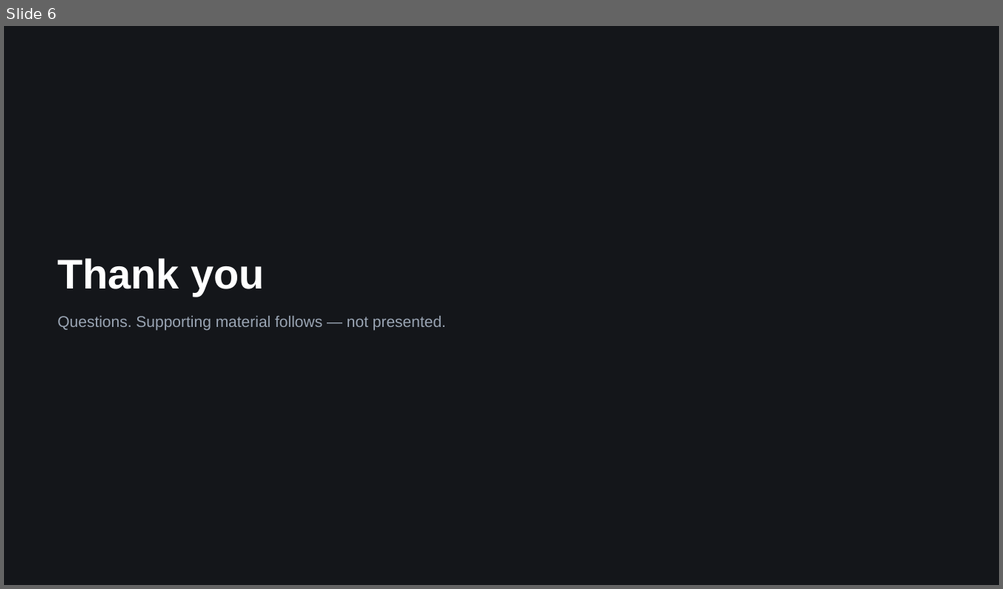
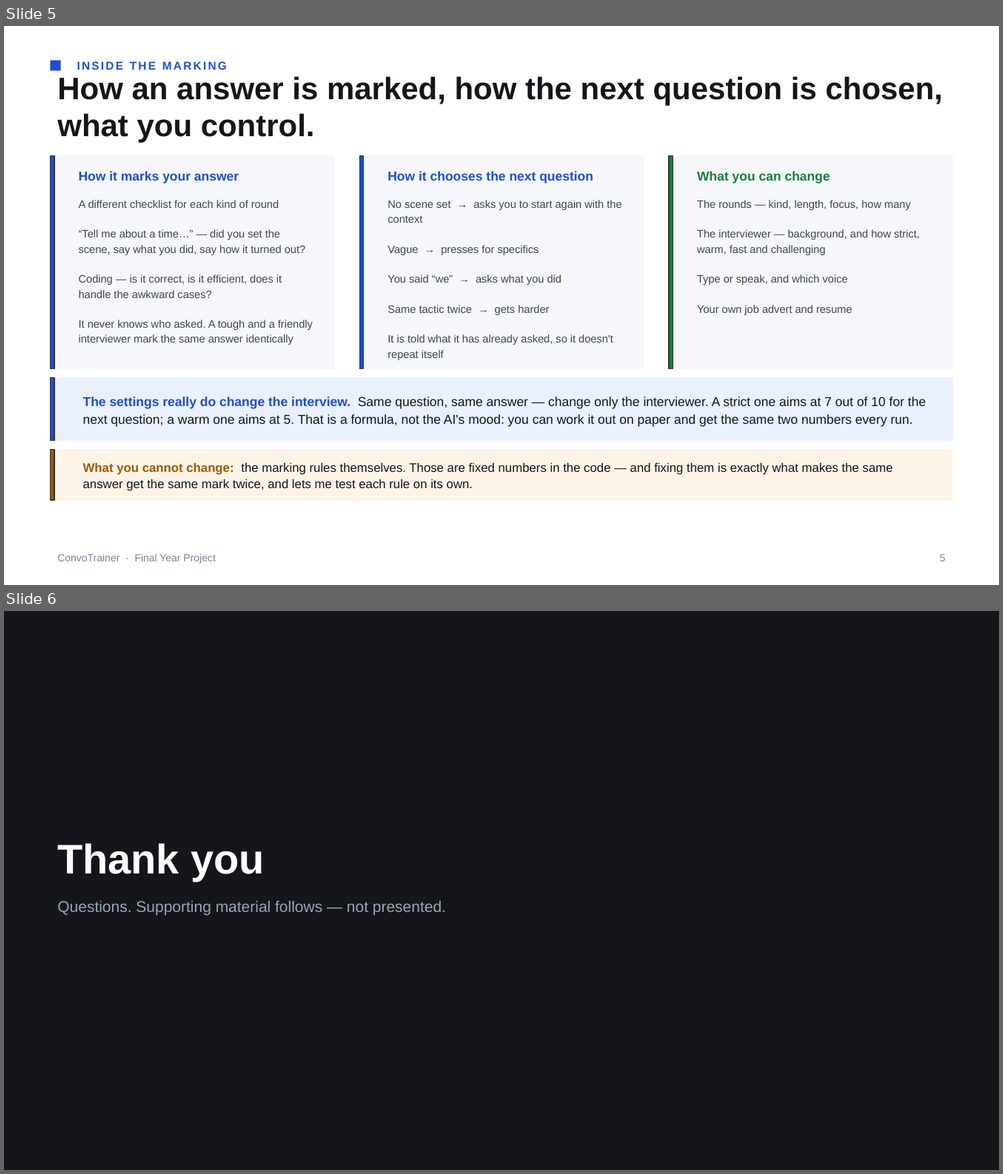
Before and after one commit to DylanTYX/social-interaction-app, a slide deck: docs/presentation/FYP-demo.pptx. Shown one above the other, each under a label of ours: slide 6 before the commit, slides 5 and 6 after it. The pictures are 1003x589 and 1003x1174 pixels, drawn with LibreOffice and Linux fonts; fonts in the diff are those of the drawing. Boxes give left, top, right and bottom in pixels: in the first picture for what was removed or moved away, otherwise in the second. Text is boxed around its words. In the diff, an @@ line names an element or a change of style, - is before the commit and + after.

```diff
--- a/docs/presentation/FYP-demo.pptx
+++ b/docs/presentation/FYP-demo.pptx
@@ slide 5 added at [4, 26, 999, 585], background #FFFFFF @@
@@ rectangle added at [51, 60, 61, 70], fill #1D4ED8 @@
@@ text added at [77, 62, 227, 70], 11 pt, text #1D4ED8, bold @@
+INSIDE THE MARKING
@@ text added at [57, 76, 943, 143], 30 pt, text #14161A, bold @@
+How an answer is marked, how the next question is chosen, what you control.
@@ rectangle added at [51, 156, 334, 369], fill #F5F7FA, outline #F5F7FA 1 pt @@
@@ rectangle added at [51, 156, 55, 369], fill #1D4ED8, outline #333333 1 pt @@
@@ rectangle added at [359, 156, 643, 369], fill #F5F7FA, outline #F5F7FA 1 pt @@
@@ rectangle added at [359, 156, 364, 369], fill #1D4ED8, outline #333333 1 pt @@
@@ rectangle added at [669, 156, 952, 369], fill #F5F7FA, outline #F5F7FA 1 pt @@
@@ rectangle added at [669, 156, 673, 369], fill #15803D, outline #333333 1 pt @@
@@ text added at [79, 171, 239, 184], 12.5 pt, text #1D4ED8, bold @@
+How it marks your answer
@@ text added at [387, 171, 593, 184], 12.5 pt, text #1D4ED8, bold @@
+How it chooses the next question
@@ text added at [697, 171, 830, 184], 12.5 pt, text #15803D, bold @@
+What you can change
@@ text added at [79, 200, 313, 345], 10.5 pt, text #3F4750 @@
+A different checklist for each kind of round
+“Tell me about a time…” — did you set the scene, say what you did, say how it turned out?
+Coding — is it correct, is it efficient, does it handle the awkward cases?
+It never knows who asked. A tough and a friendly interviewer mark the same answer identically
@@ text added at [387, 200, 621, 360], 10.5 pt, text #3F4750 @@
+No scene set → asks you to start again with the context
+Vague → presses for specifics
+You said “we” → asks what you did
+Same tactic twice → gets harder
+It is told what it has already asked, so it doesn't repeat itself
@@ text added at [697, 200, 919, 315], 10.5 pt, text #3F4750 @@
+The rounds — kind, length, focus, how many
+The interviewer — background, and how strict, warm, fast and challenging
+Type or speak, and which voice
+Your own job advert and resume
@@ rectangle added at [51, 378, 952, 441], fill #EAF0FE, outline #EAF0FE 1 pt @@
@@ rectangle added at [51, 378, 55, 441], fill #1D4ED8, outline #333333 1 pt @@
@@ text added at [83, 397, 925, 427], 12.5 pt, text #14161A @@
+The settings really do change the interview. Same question, same answer — change only the interviewer. A strict one aims at 7 out of 10 for the next question; a warm one aims at 5. That is a formula, not the AI's mood: you can work it out on paper and get the same two numbers every run.
@@ rectangle added at [51, 450, 952, 500], fill #FDF4E7, outline #FDF4E7 1 pt @@
@@ rectangle added at [51, 450, 55, 500], fill #9A5B08, outline #333333 1 pt @@
@@ text added at [83, 463, 893, 491], 12 pt, text #14161A @@
+What you cannot change: the marking rules themselves. Those are fixed numbers in the code — and fixing them is exactly what makes the same answer get the same mark twice, and lets me test each rule on its own.
@@ text added at [57, 554, 215, 564], 10 pt, text #7A8593 @@
+ConvoTrainer · Final Year Project
@@ text added at [939, 554, 945, 562], 10 pt, text #7A8593 @@
+5
```
Also in this commit, not shown: 3 slides changed, 4 other slides added, 5 slides removed, 10 other files.
